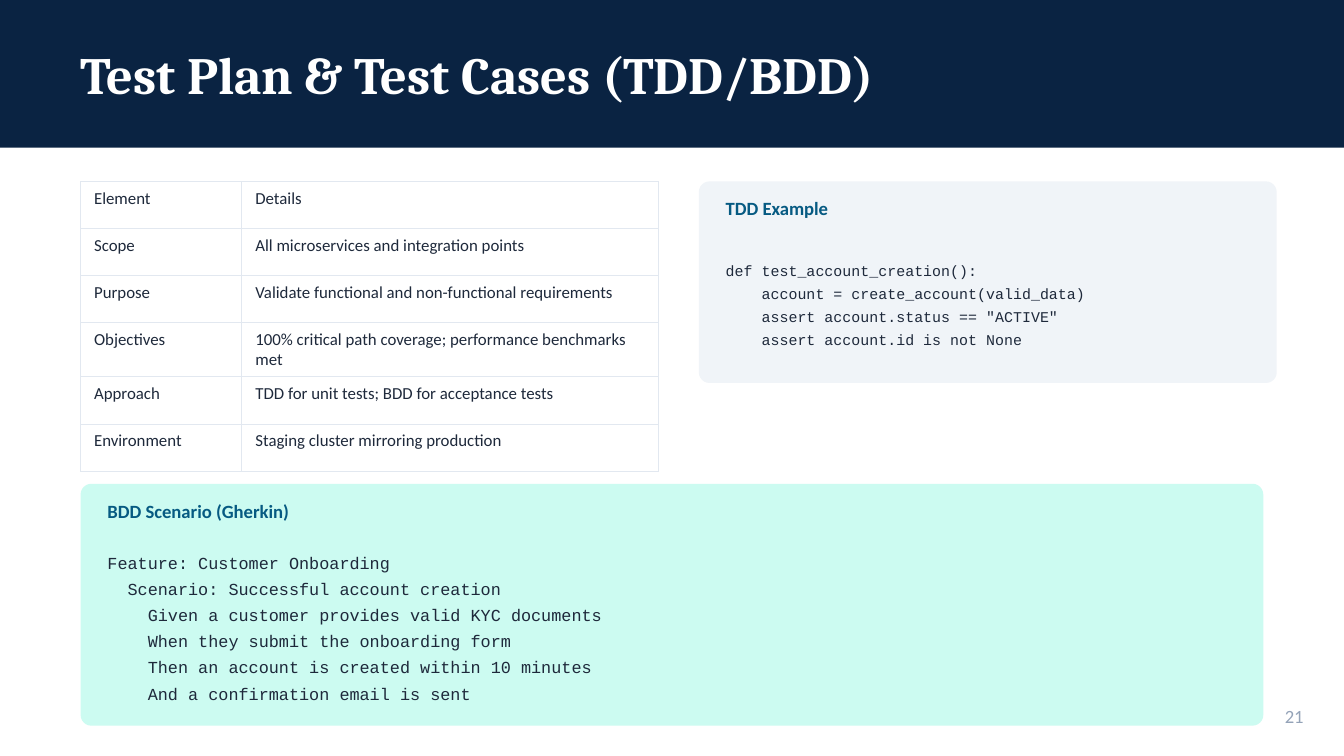
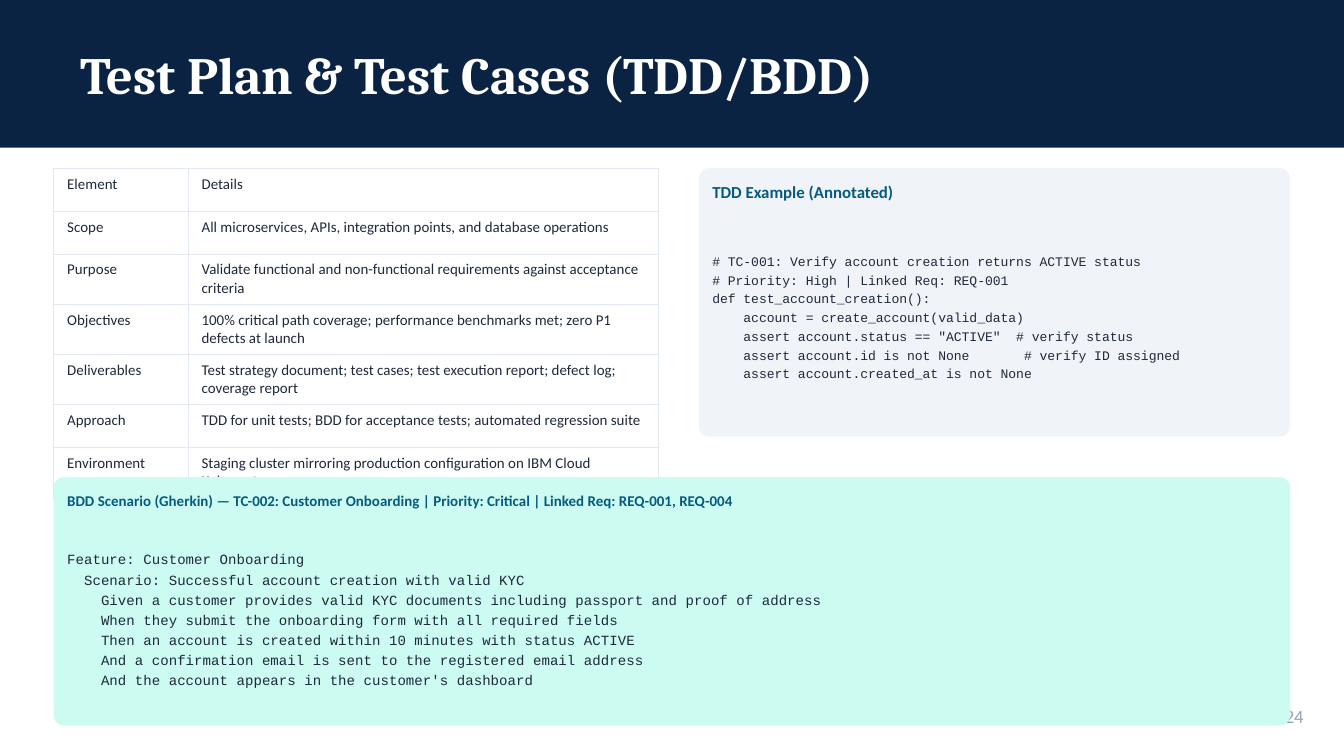
Before and after one commit to WitKoffie/Artist, a slide deck: slide 24 of FinalSubmission.pptx (slide 21 before the commit). Drawn at 1344x756 pixels with LibreOffice and Linux fonts; fonts in the diff are those of the drawing. Boxes give left, top, right and bottom in pixels: in the first picture for what was removed or moved away, otherwise in the second. Text is boxed around its words. In the diff, an @@ line names an element or a change of style, - is before the commit and + after.

```diff
--- a/FinalSubmission.pptx
+++ b/FinalSubmission.pptx
@@ table at <box>54,168,659,481</box> @@
-row 2: Scope | All microservices and integration points
-row 3: Purpose | Validate functional and non-functional requirements
-row 4: Objectives | 100% critical path coverage; performance benchmarks met
-row 5: Approach | TDD for unit tests; BDD for acceptance tests
-row 6: Environment | Staging cluster mirroring production
+row 2: Scope | All microservices, APIs, integration points, and database operations
+row 3: Purpose | Validate functional and non-functional requirements against acceptance criteria
+row 4: Objectives | 100% critical path coverage; performance benchmarks met; zero P1 defects at launch
+row 5: Deliverables | Test strategy document; test cases; test execution report; defect log; coverage report
+row 6: Approach | TDD for unit tests; BDD for acceptance tests; automated regression suite
+row 7: Environment | Staging cluster mirroring production configuration on IBM Cloud Kubernetes
@@ table: place and size @@
-table at <box>81,181,659,453</box>
+table at <box>54,168,659,481</box>
@@ rounded rectangle at <box>699,168,1290,437</box>: proportions changed @@
@@ rounded rectangle: place and size @@
-rounded rectangle at <box>699,181,1277,383</box>
+rounded rectangle at <box>699,168,1290,437</box>
@@ text at <box>712,185,894,201</box>: text changed; size 10 to 9 pt @@
-TDD Example
+TDD Example (Annotated)
@@ text "# TC-001: Verify account creation ...": place and size @@
-text "# TC-001: Verify account creation ..." at <box>726,265,1085,345</box>
+text "# TC-001: Verify account creation ..." at <box>712,256,1180,380</box>
@@ text at <box>728,256,1141,288</box>: paragraphs added @@
+# TC-001: Verify account creation returns ACTIVE status
+# Priority: High | Linked Req: REQ-001
@@ text at <box>712,294,1024,325</box>: size 8 to 7 pt in "def test_account_creation():", "account = create_account(valid_data)"; line spacing 1.3 to 1.2 @@
@@ text at <box>743,332,1180,380</box>: text changed; size 8 to 7 pt @@
-assert account.status == "ACTIVE"
-assert account.id is not None
+assert account.status == "ACTIVE" # verify status
+assert account.id is not None # verify ID assigned
+assert account.created_at is not None
@@ rounded rectangle: place and size @@
-rounded rectangle at <box>81,484,1263,726</box>
+rounded rectangle at <box>54,477,1290,726</box>
@@ rounded rectangle at <box>54,477,1290,726</box>: proportions changed @@
@@ text at <box>67,495,732,509</box>: text changed; size 10 to 8 pt @@
-BDD Scenario (Gherkin)
+BDD Scenario (Gherkin) — TC-002: Customer Onboarding | Priority: Critical | Linked Req: REQ-001, REQ-004
@@ text "Feature: Customer Onboarding": place and size @@
-text "Feature: Customer Onboarding" at <box>107,557,602,700</box>
+text "Feature: Customer Onboarding" at <box>67,554,821,688</box>
@@ text at <box>67,554,305,567</box>: size 9 to 7.5 pt in "Feature: Customer Onboarding"; line spacing 1.3 to 1.2 @@
@@ text at <box>84,575,821,688</box>: text changed; size 9 to 7.5 pt @@
-Scenario: Successful account creation
-Given a customer provides valid KYC documents
-When they submit the onboarding form
-Then an account is created within 10 minutes
-And a confirmation email is sent
+Scenario: Successful account creation with valid KYC
+Given a customer provides valid KYC documents including passport and proof of address
+When they submit the onboarding form with all required fields
+Then an account is created within 10 minutes with status ACTIVE
+And a confirmation email is sent to the registered email address
+And the account appears in the customer's dashboard
@@ text at <box>1285,707,1304,724</box>: text changed @@
-21
+24
```
Also in this commit, not shown: 17 other slides changed, 5 slides added, 2 slides removed, 2 other files.
